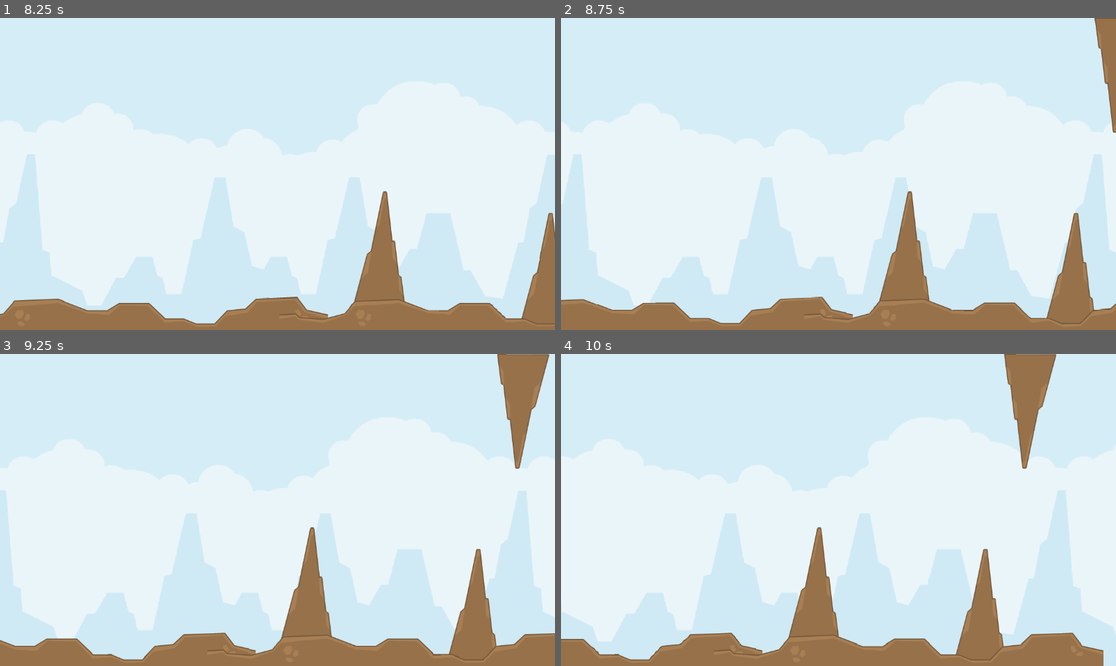
Above: before the commit, frames 1-4 (two rows, left to right).
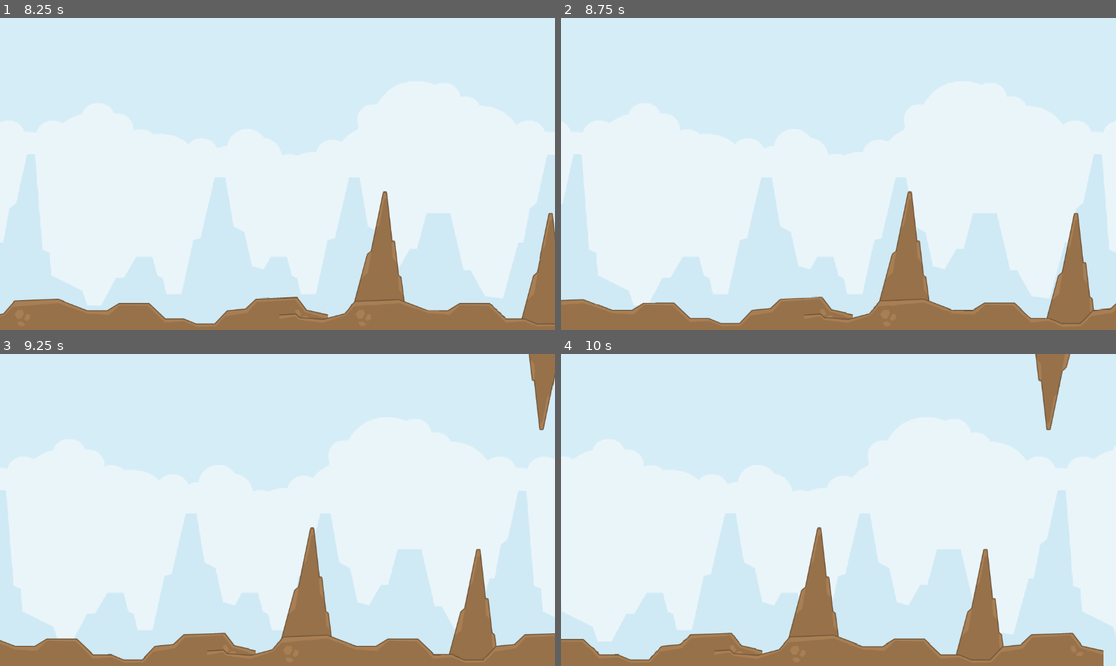
Above: after the commit, the same moments.

Repository: AllanSechrist/FlappyPlane
Game: Godot game, scene res://scenes/sandbox.tscn
The game is run twice, just before and just after one commit, with the same random seed, the same clock (stepped at 60 frames per second) and the same inputs. The project has no main scene, so this scene is started directly.
Inputs (mouse positions are in pixels of both pictures, inside the frame that each line leads up to):
- Up to frame 1 (8.25 s): move the mouse to (399, 158) at 0.52 s; click (399, 158) at 0.6 s; move the mouse to (166, 189) at 1.27 s; click (166, 189) at 1.35 s; move the mouse to (333, 105) at 2.02 s; click (333, 105) at 2.1 s; move the mouse to (249, 236) at 2.77 s; click (249, 236) at 2.85 s; move the mouse to (444, 220) at 3.52 s; click (444, 220) at 3.6 s; move the mouse to (111, 127) at 4.27 s; click (111, 127) at 4.35 s; move the mouse to (305, 174) at 5.02 s; click (305, 174) at 5.1 s; move the mouse to (194, 96) at 5.77 s; click (194, 96) at 5.85 s; move the mouse to (399, 158) at 6.52 s; click (399, 158) at 6.6 s; move the mouse to (166, 189) at 7.27 s; click (166, 189) at 7.35 s; move the mouse to (333, 105) at 8.02 s; click (333, 105) at 8.1 s
- Up to frame 2 (8.75 s): no input
- Up to frame 3 (9.25 s): move the mouse to (249, 572) at 8.77 s; click (249, 572) at 8.85 s
- Up to frame 4 (10 s): move the mouse to (1005, 556) at 9.52 s; click (1005, 556) at 9.6 s

Frame 1 is identical in both runs. In frame 2, 0.8% of the frame differs, in the area x 96-100%, y 0-37%; in frame 3, 2.0%; in frame 4, 2.1%, in the area x 79-92%, y 0-37%.

Commit message:
off set top rock

Diff:
--- a/scenes/rock/rock_spawner.gd
+++ b/scenes/rock/rock_spawner.gd
@@ -3,7 +3,8 @@
 
 @export var rock_scene: PackedScene
 @export var number_of_rocks := 2
-@export var rock_distance := 450.0
+@export var rock_distance := 500.0
+@export var top_rock_offset := -80
 
 var rocks: int
 
@@ -25,7 +26,7 @@
 		rock_bottom.despawn.connect(_on_rock_despawn)
 
 		rock_top.rotation_degrees = 180.0
-		rock_top.global_position = Vector2(spawn_point.global_position.x + rock_distance, 0)
+		rock_top.global_position = Vector2(spawn_point.global_position.x + rock_distance, top_rock_offset)
 		rock_top.speed = ground.speed
 		rock_top.despawn.connect(_on_rock_despawn)
 		add_child.call_deferred(rock_bottom)
